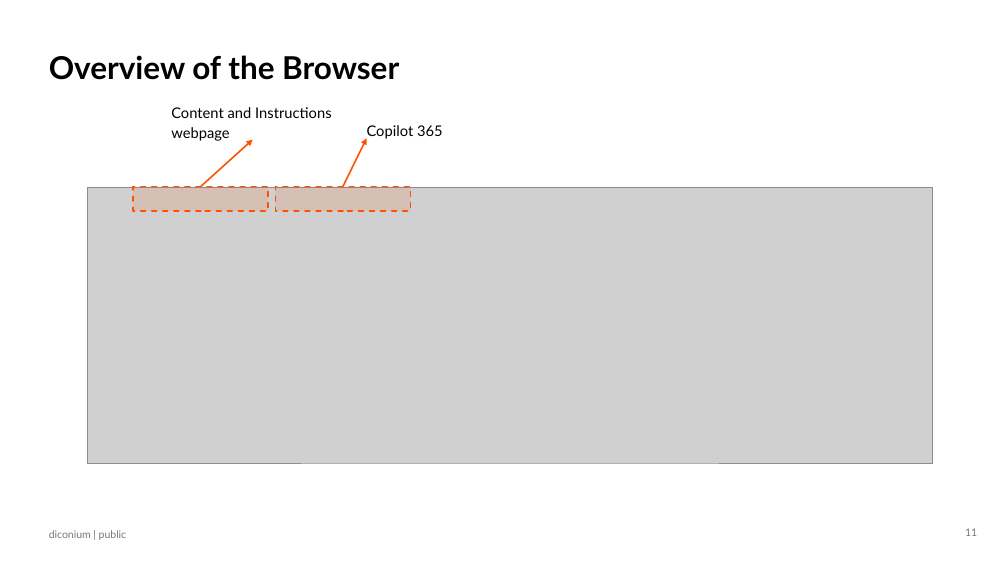
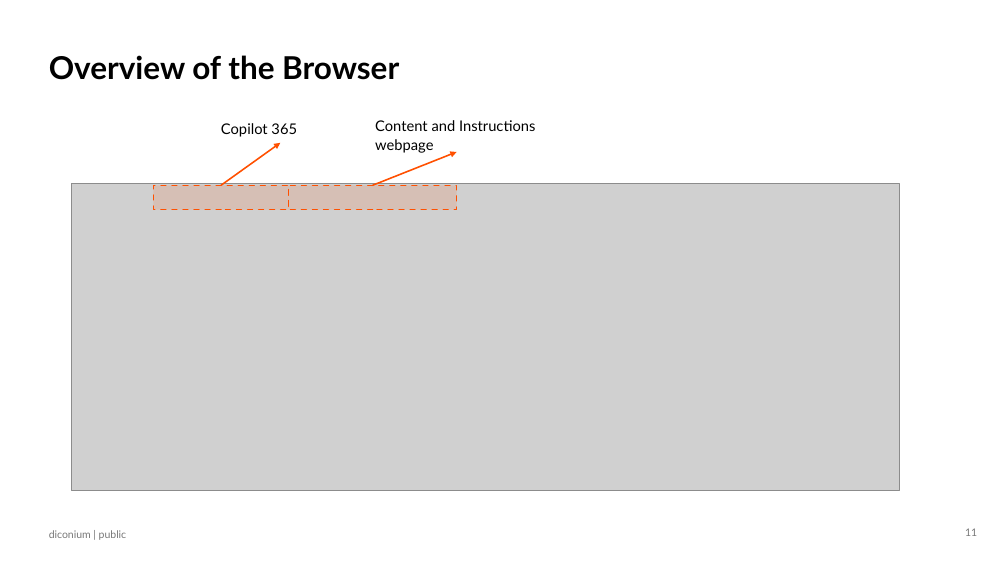
Before and after one commit to NeilSinclair/prompt_workshop, a slide deck: slide 11 of slides/AI Teach In STIHL v1.2.pptx. Drawn at 1008x567 pixels with LibreOffice and Linux fonts; fonts in the diff are those of the drawing; grey boxes stand for pictures; background and template pictures are left out. Boxes give left, top, right and bottom in pixels: in the first picture for what was removed or moved away, otherwise in the second. Text is boxed around its words. In the diff, an @@ line names an element or a change of style, - is before the commit and + after.

```diff
--- a/slides/AI Teach In STIHL v1.2.pptx
+++ b/slides/AI Teach In STIHL v1.2.pptx
@@ text "Copilot 365" moved from (x1=367, y1=125, x2=443, y2=139) to (x1=221, y1=123, x2=297, y2=137) @@
@@ text "Content and Instructions webpage" moved from (x1=171, y1=107, x2=331, y2=141) to (x1=375, y1=120, x2=535, y2=153) @@
@@ arrow moved from (343, 187) - (367, 138) to (221, 185) - (281, 143) @@
@@ arrow moved from (201, 187) - (253, 140) to (373, 185) - (457, 152) @@
@@ picture resized from (x1=88, y1=188, x2=933, y2=464) to (x1=72, y1=183, x2=900, y2=490) @@
@@ rectangle moved from (x1=275, y1=187, x2=411, y2=211) to (x1=154, y1=185, x2=289, y2=209) @@
@@ rectangle resized from (x1=133, y1=187, x2=268, y2=211) to (x1=289, y1=185, x2=457, y2=209) @@
```
Also in this commit, not shown: 9 other slides changed, 53 other files.
